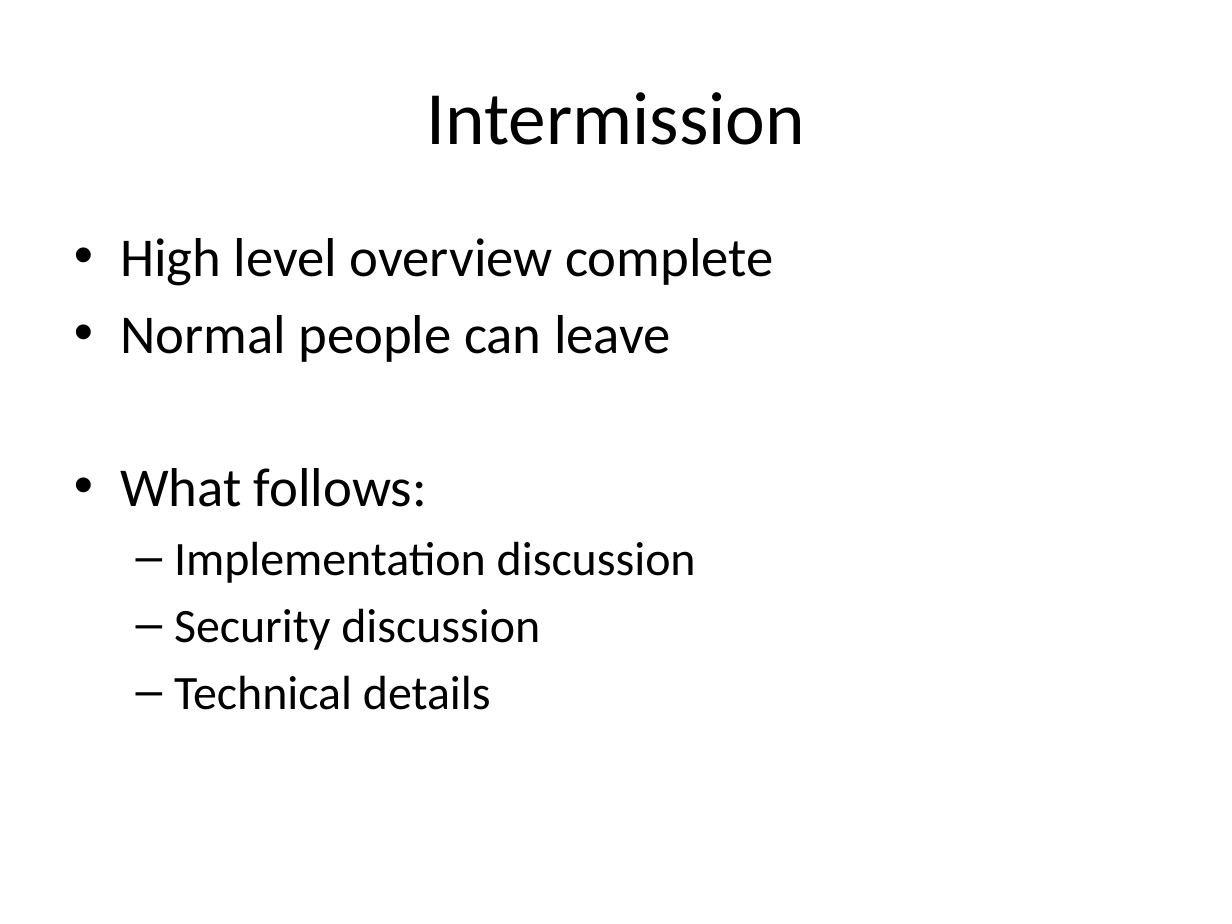
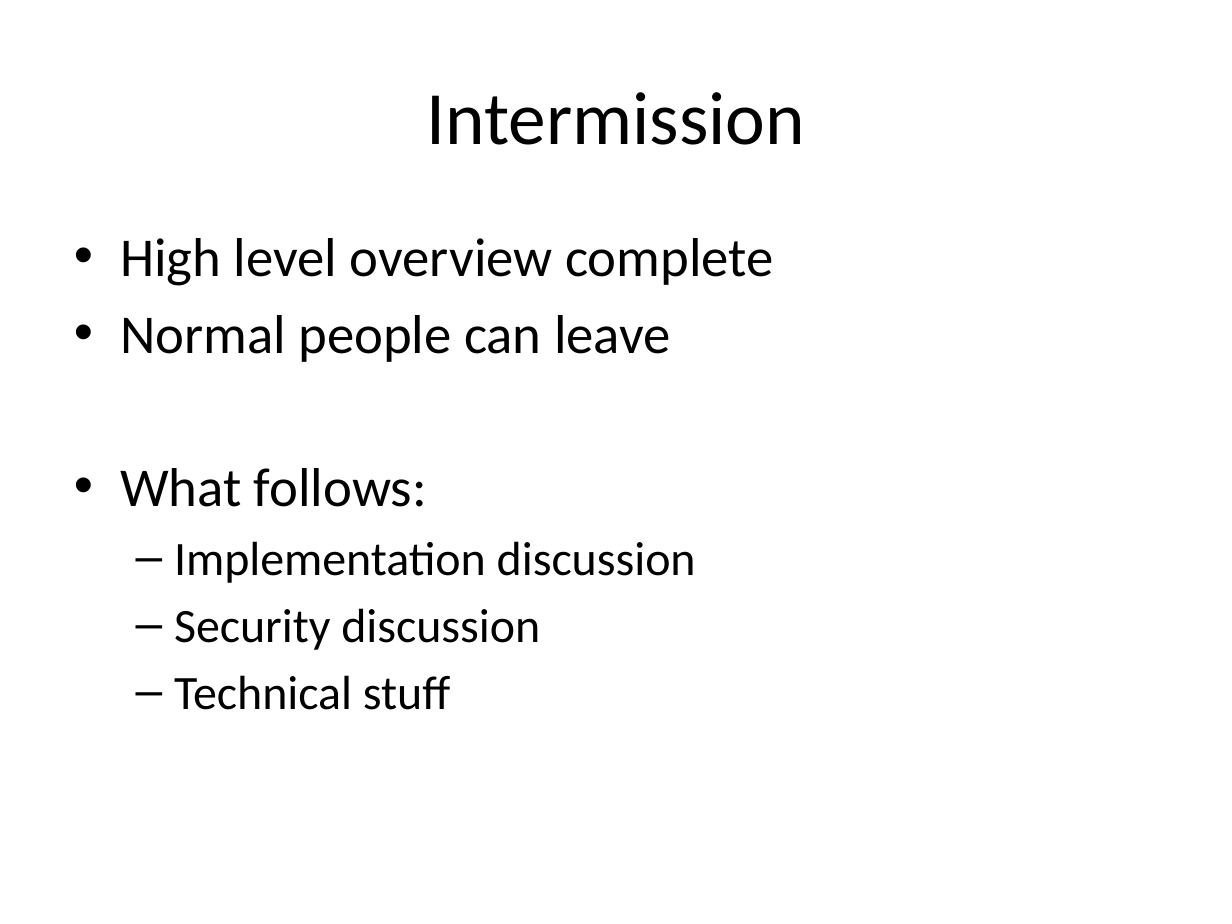
Before and after one commit to Riebart/MSc-Thesis, a slide deck: slide 26 of Probcode Presentation.pptx. Drawn at 1232x924 pixels with LibreOffice and Linux fonts; fonts in the diff are those of the drawing. Boxes give left, top, right and bottom in pixels: in the first picture for what was removed or moved away, otherwise in the second. Text is boxed around its words. In the diff, an @@ line names an element or a change of style, - is before the commit and + after.

```diff
--- a/Probcode Presentation.pptx
+++ b/Probcode Presentation.pptx
@@ text at [174, 675, 450, 710]: text changed @@
-  – Technical details
+  – Technical stuff
```
Also in this commit, not shown: 4 other slides changed, 56 other files.
